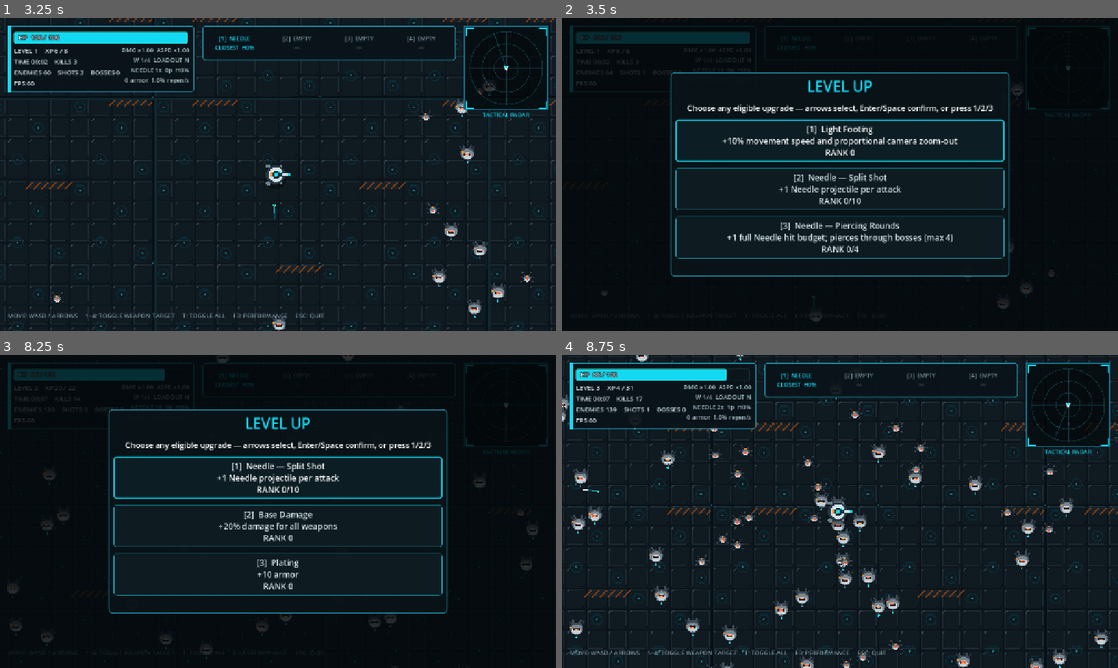
Above: before the commit, frames 1-4 (two rows, left to right).
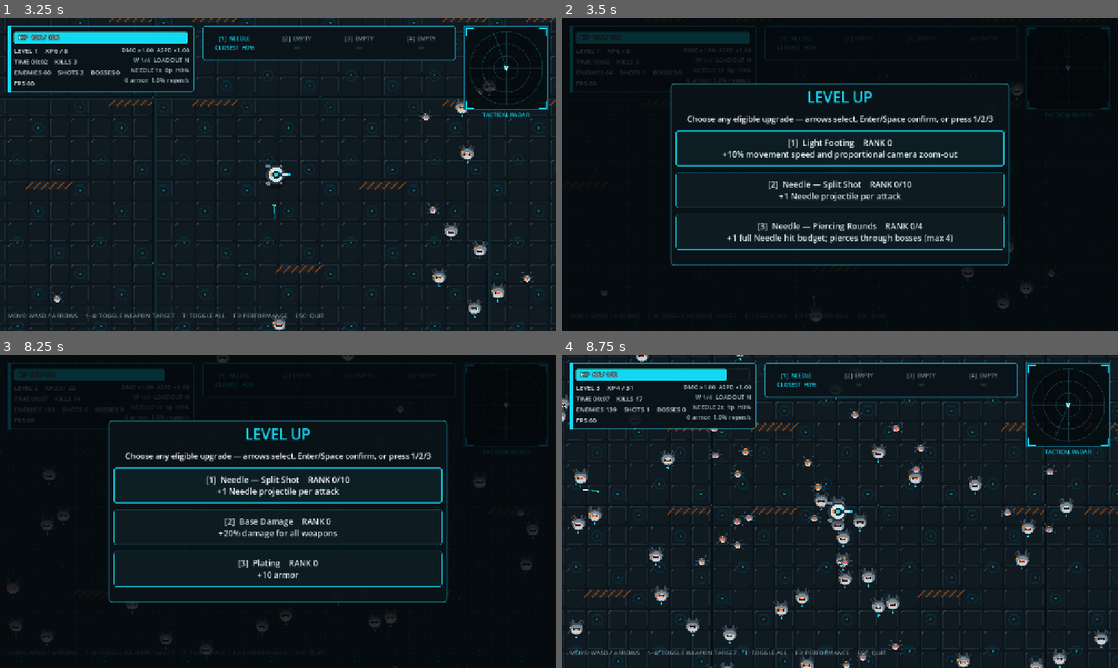
Above: after the commit, the same moments.

Repository: LoushengM/overrun
Game: Godot game, scene res://scenes/main.tscn
Two runs of this game, one before a commit and one after it. Both use one fixed random seed, a clock stepped at 60 frames per second and the inputs below.
Inputs:
- Up to frame 1 (3.25 s): click "[1] Runner — Salvager - 25% w…" at 0.5 s; tap Enter at 1.25 s; hold Right 1.28-2.03 s; tap T at 1.35 s; tap Space at 1.52, 2.27 s; hold Down 2.03-2.78 s; tap 1 at 2.1 s; hold Right from 2.78 s (still down); tap 2 at 2.85 s
- Up to frame 2 (3.5 s): keep holding Right
- Up to frame 3 (8.25 s): release Right at 3.53 s; hold Up 3.53-4.28 s; tap 3 at 3.6 s; tap Space at 3.77, 4.52, 5.27, 6.77, 7.52 s; hold Left 4.28-5.78 s; tap 4 at 4.35 s; tap Enter at 5.1 s; hold Down 5.78-6.53 s; tap Keypad Enter at 5.85 s; hold Right 6.53-7.28 s; tap R at 6.6 s; hold Up 7.28-8.03 s; tap 5 at 7.35 s; hold Right from 8.03 s (still down); tap 6 at 8.1 s
- Up to frame 4 (8.75 s): keep holding Right; tap Space at 8.27 s

Frame 1 is identical in both runs. In frame 2, 8.6% of the frame differs, in the area x 19-81%, y 17-83%; in frame 3, 7.6%; in frame 4, nothing differs.

Commit message:
Compact upgrade rank cards

Diff:
--- a/src/hud.gd
+++ b/src/hud.gd
@@ -29,6 +29,7 @@
 var performance_label: Label
 
 var upgrade_overlay: ColorRect
+var upgrade_panel: PanelContainer
 var upgrade_title: Label
 var upgrade_subtitle: Label
 var upgrade_buttons: Array[Button] = []
@@ -327,11 +328,11 @@
                 if maximum_rank > 0
                 else "RANK %d" % current_rank
             )
-            button.text = "[%d]  %s\n%s\n%s" % [
+            button.text = "[%d]  %s    %s\n%s" % [
                 i + 1,
                 GameConfig.UPGRADE_NAMES.get(upgrade_id, upgrade_id),
+                rank_text,
                 GameConfig.UPGRADE_DESCRIPTIONS.get(upgrade_id, ""),
-                rank_text,
             ]
         else:
             button.visible = false
@@ -555,21 +556,21 @@
     upgrade_overlay.visible = false
     root.add_child(upgrade_overlay)
 
-    var panel := PanelContainer.new()
-    panel.anchor_left = 0.5
-    panel.anchor_top = 0.5
-    panel.anchor_right = 0.5
-    panel.anchor_bottom = 0.5
-    panel.offset_left = -390.0
-    panel.offset_top = -235.0
-    panel.offset_right = 390.0
-    panel.offset_bottom = 235.0
-    panel.add_theme_stylebox_override("panel", _make_panel_style(UI_PANEL, UI_BORDER, 2, 9))
-    upgrade_overlay.add_child(panel)
+    upgrade_panel = PanelContainer.new()
+    upgrade_panel.anchor_left = 0.5
+    upgrade_panel.anchor_top = 0.5
+    upgrade_panel.anchor_right = 0.5
+    upgrade_panel.anchor_bottom = 0.5
+    upgrade_panel.offset_left = -390.0
+    upgrade_panel.offset_top = -210.0
+    upgrade_panel.offset_right = 390.0
+    upgrade_panel.offset_bottom = 210.0
+    upgrade_panel.add_theme_stylebox_override("panel", _make_panel_style(UI_PANEL, UI_BORDER, 2, 9))
+    upgrade_overlay.add_child(upgrade_panel)
 
     var layout := VBoxContainer.new()
     layout.add_theme_constant_override("separation", 14)
-    panel.add_child(layout)
+    upgrade_panel.add_child(layout)
 
     upgrade_title = Label.new()
     upgrade_title.text = "LEVEL UP"
@@ -586,7 +587,7 @@
 
     for i in range(3):
         var button := Button.new()
-        button.custom_minimum_size = Vector2(730.0, 94.0)
+        button.custom_minimum_size = Vector2(730.0, 82.0)
         button.add_theme_font_size_override("font_size", 19)
         button.focus_mode = Control.FOCUS_ALL
         _style_button(button)
--- a/tests/motion_render_test.gd
+++ b/tests/motion_render_test.gd
@@ -34,6 +34,7 @@
     _verify_pickup_radar(radar_capture)
     var hotbar_capture: Image = await _capture_weapon_hotbar(world, hud)
     _verify_weapon_hotbar(hotbar_capture)
+    await _verify_upgrade_overlay_layout(world, hud)
     var base_longshot: Image = await _capture_longshot_size(world, hud, GameConfig.SNIPER_RADIUS)
     var upgraded_longshot: Image = await _capture_longshot_size(
         world,
@@ -183,6 +184,39 @@
     world.projectile_homing_has_targets.clear()
 
 
+
+
+func _verify_upgrade_overlay_layout(world: SimulationWorld, hud: GameHud) -> void:
+    hud.reset_display()
+    hud.visible = true
+    world.weapon_upgrade_levels["needle_homing"] = 2
+    world.global_upgrade_levels["attack_speed"] = GameConfig.GLOBAL_UPGRADE_CAPS["attack_speed"] + 1
+    var options: Array[String] = ["damage", "needle_homing", "attack_speed"]
+    hud.show_upgrade(
+        options,
+        "BOSS REWARD",
+        "Choose a weapon upgrade; exhausted builds gain overcap Attack Speed",
+        world.get_upgrade_progress_snapshot(options)
+    )
+    for frame_index in range(3):
+        await process_frame
+    var viewport_size := root.get_viewport().get_visible_rect().size
+    var panel_rect := Rect2(hud.upgrade_panel.position, hud.upgrade_panel.size)
+    print("UPGRADE_OVERLAY_METRICS ", JSON.stringify({
+        "viewport_height": viewport_size.y,
+        "panel_y": panel_rect.position.y,
+        "panel_height": panel_rect.size.y,
+        "panel_bottom": panel_rect.end.y,
+        "button_height": hud.upgrade_buttons[0].size.y,
+    }))
+    assert(panel_rect.position.y >= 0.0, "The rendered upgrade modal must not clip above the viewport")
+    assert(panel_rect.end.y <= viewport_size.y, "The rendered upgrade modal must not clip below the viewport")
+    assert(panel_rect.size.y <= 420.0, "Rank labels must not enlarge the rendered upgrade modal")
+    assert(hud.upgrade_buttons[0].text.contains("RANK 0"), "Unlimited rank progress must remain visible in the compact card")
+    assert(hud.upgrade_buttons[1].text.contains("RANK 2/4"), "Capped rank progress must remain visible in the compact card")
+    assert(hud.upgrade_buttons[2].text.contains("RANK 9/8"), "Overcap rank progress must remain visible in the compact card")
+    hud.hide_upgrade()
+
 func _capture_weapon_hotbar(world: SimulationWorld, hud: GameHud) -> Image:
     hud.reset_display()
     hud.visible = true
--- a/tests/regression_test.gd
+++ b/tests/regression_test.gd
@@ -758,11 +758,18 @@
         "Current upgrade counts",
         world.get_upgrade_progress_snapshot(options)
     )
-    assert(hud.upgrade_buttons[0].text.ends_with("RANK 2"), "Unlimited upgrades must show only their current count")
-    assert(hud.upgrade_buttons[1].text.ends_with("RANK 2/4"), "Capped upgrades must show current rank out of maximum")
-    assert(hud.upgrade_buttons[2].text.ends_with("RANK 9/8"), "Boss-overcapped Attack Speed must preserve a current rank above its normal cap")
+    assert(hud.upgrade_buttons[0].text.contains("RANK 2"), "Unlimited upgrades must show only their current count")
+    assert(hud.upgrade_buttons[1].text.contains("RANK 2/4"), "Capped upgrades must show current rank out of maximum")
+    assert(hud.upgrade_buttons[2].text.contains("RANK 9/8"), "Boss-overcapped Attack Speed must preserve a current rank above its normal cap")
     for button in hud.upgrade_buttons:
-        assert(button.size.y >= 94.0, "Three-line upgrade cards must retain enough vertical room for rank text")
+        assert(button.size.y >= 82.0, "Compact upgrade cards must retain enough vertical room for title, rank, and description")
+    var viewport_height: float = hud.get_viewport().get_visible_rect().size.y
+    assert(hud.upgrade_panel.size.y <= 420.0, "Upgrade rank text must not enlarge the modal beyond its original compact height")
+    assert(hud.upgrade_panel.position.y >= 0.0, "The upgrade modal must remain inside the top of the viewport")
+    assert(
+        hud.upgrade_panel.position.y + hud.upgrade_panel.size.y <= viewport_height,
+        "The upgrade modal must remain inside the bottom of the viewport"
+    )
     hud.hide_upgrade()
 
     var unlock_options: Array[String] = ["unlock_sniper"]
@@ -772,7 +779,7 @@
         "Unlock progress",
         world.get_upgrade_progress_snapshot(unlock_options)
     )
-    assert(hud.upgrade_buttons[0].text.ends_with("RANK 0/1"), "Weapon unlock cards must show their one-time ownership progress")
+    assert(hud.upgrade_buttons[0].text.contains("RANK 0/1"), "Weapon unlock cards must show their one-time ownership progress")
     hud.hide_upgrade()
 
 
@@ -1146,7 +1153,7 @@
     world._check_boss_reward()
     assert(paused, "The exhausted boss fallback must still open a reward screen")
     assert(hud.upgrade_buttons[0].get_meta("upgrade_id", "") == "attack_speed", "The exhausted boss fallback must offer Attack Speed")
-    assert(hud.upgrade_buttons[0].text.ends_with("RANK 8/8"), "The first overcap reward must show the current normal-cap rank")
+    assert(hud.upgrade_buttons[0].text.contains("RANK 8/8"), "The first overcap reward must show the current normal-cap rank")
     assert(not hud.upgrade_buttons[1].visible and not hud.upgrade_buttons[2].visible, "The exhausted fallback should be a single deterministic choice")
     hud._input(boss_key_event)
     assert(not paused, "Choosing overcap Attack Speed must resume the run")
@@ -1156,7 +1163,7 @@
 
     world.pending_boss_rewards = 1
     world._check_boss_reward()
-    assert(hud.upgrade_buttons[0].text.ends_with("RANK 9/8"), "Later boss cards must display overcap progress such as 9/8")
+    assert(hud.upgrade_buttons[0].text.contains("RANK 9/8"), "Later boss cards must display overcap progress such as 9/8")
     hud._input(boss_key_event)
     assert(world.global_upgrade_levels["attack_speed"] == 10, "Every later exhausted boss must remain a source of Attack Speed")
 
